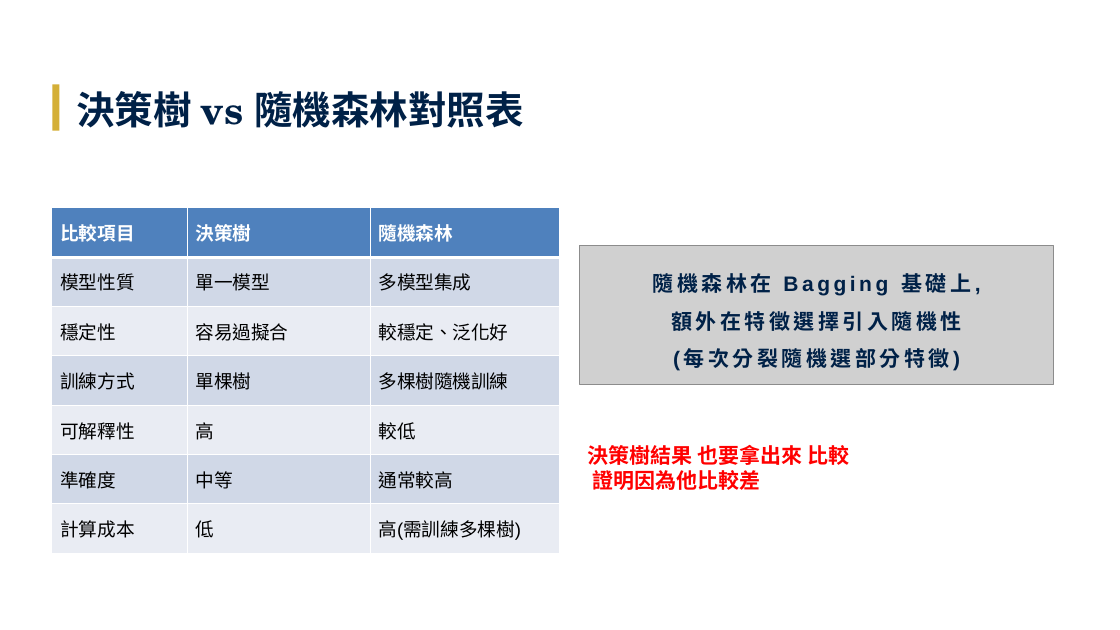
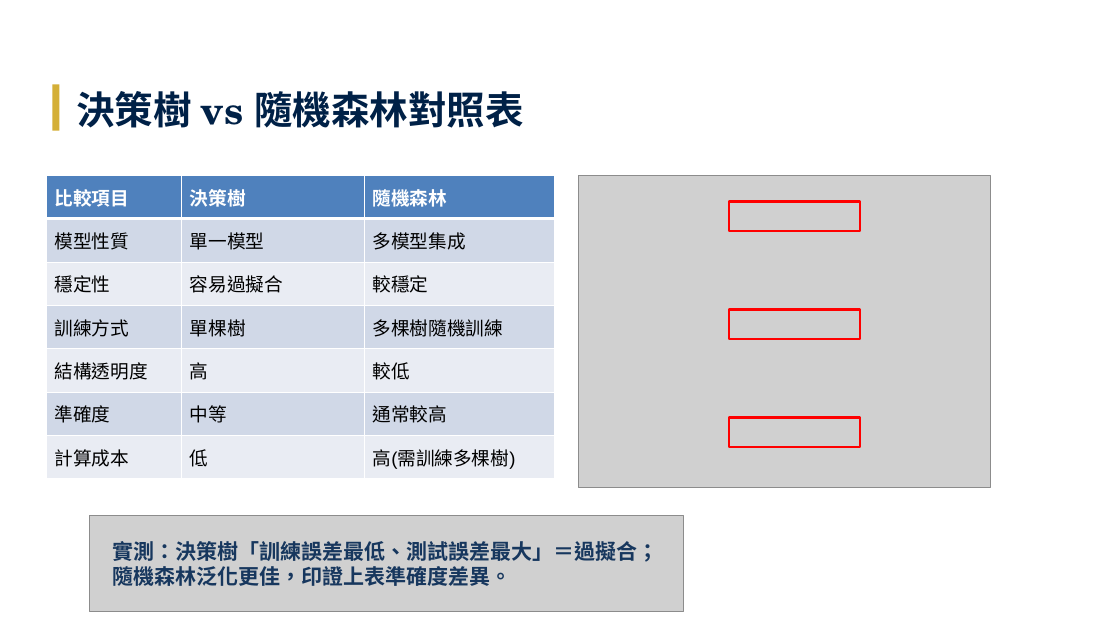
Before and after one commit to Tzu-Lin/ETF-AI-Project, a slide deck: slide 12 of 林子瑜-LLM_ETF_修訂七版_v20260611.pptx. Drawn at 1120x630 pixels with LibreOffice and Linux fonts; fonts in the diff are those of the drawing; grey boxes stand for pictures. Boxes give left, top, right and bottom in pixels: in the first picture for what was removed or moved away, otherwise in the second. Text is boxed around its words. In the diff, an @@ line names an element or a change of style, - is before the commit and + after.

```diff
--- a/林子瑜-LLM_ETF_修訂七版_v20260611.pptx
+++ b/林子瑜-LLM_ETF_修訂七版_v20260611.pptx
@@ table at <box>46,176,555,479</box> @@
-row 3, column 3: 較穩定、泛化好
+row 3, column 3: 較穩定
-row 5, column 1: 可解釋性
+row 5, column 1: 結構透明度
@@ table: place and size @@
-table at <box>52,208,560,553</box>
+table at <box>46,176,555,479</box>
@@ picture added at <box>579,176,991,488</box> @@
@@ rectangle added at <box>729,202,860,231</box>, outline #FF0000 2 pt @@
@@ text removed at <box>653,273,971,368</box> @@
-隨機森林在 Bagging 基礎上,
-額外在特徵選擇引入隨機性
-(每次分裂隨機選部分特徵)
@@ rectangle added at <box>729,309,860,339</box>, outline #FF0000 2 pt @@
@@ rectangle added at <box>729,418,860,447</box>, outline #FF0000 2 pt @@
@@ text removed at <box>588,445,849,490</box> @@
-決策樹結果 也要拿出來 比較
-證明因為他比較差
@@ picture: place and size @@
-picture at <box>580,246,1054,385</box>
+picture at <box>90,516,684,612</box>
@@ text added at <box>113,541,659,586</box>, 18 pt, text #17375E, bold @@
+實測：決策樹「訓練誤差最低、測試誤差最大」＝過擬合；
+隨機森林泛化更佳，印證上表準確度差異。
```
Also in this commit, not shown: 15 other slides changed, 9 other files.
